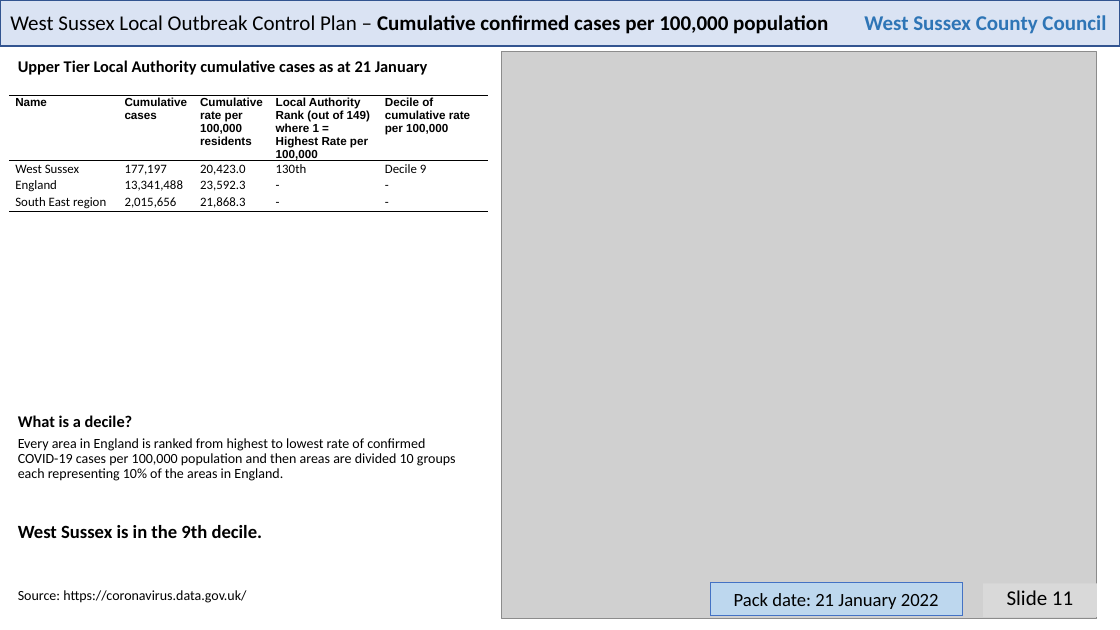
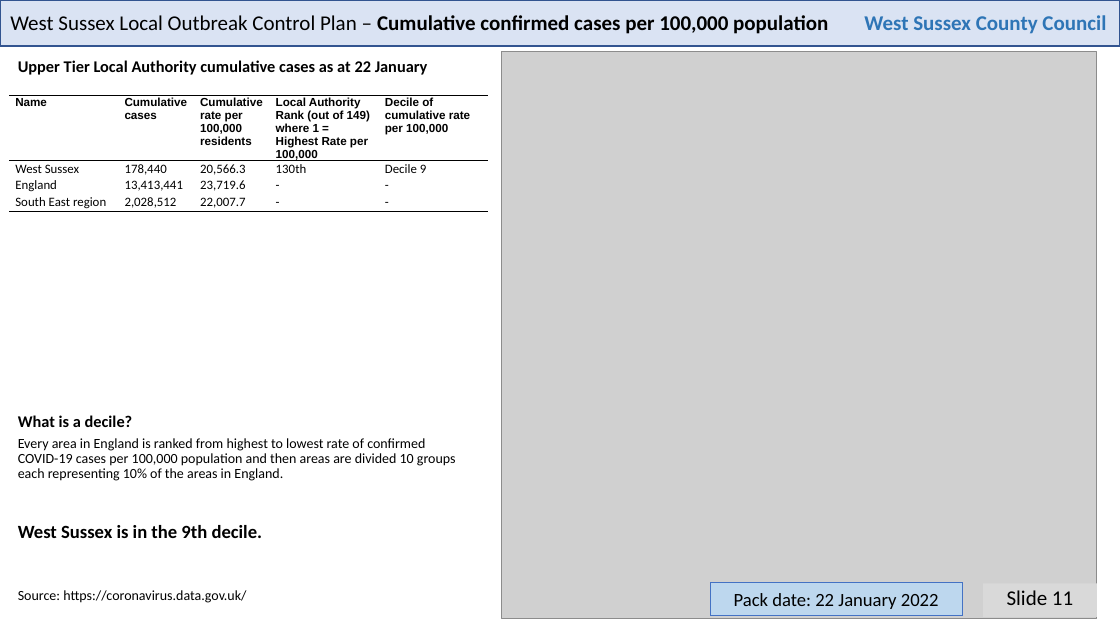
Before and after one commit to psychty/wsx_covid_datapack_public, a slide deck: slide 11 of Latest_West_Sussex_C19_slide_deck.pptx. Drawn at 1120x630 pixels with LibreOffice and Linux fonts; fonts in the diff are those of the drawing; grey boxes stand for pictures. Boxes give left, top, right and bottom in pixels: in the first picture for what was removed or moved away, otherwise in the second. Text is boxed around its words. In the diff, an @@ line names an element or a change of style, - is before the commit and + after.

```diff
--- a/Latest_West_Sussex_C19_slide_deck.pptx
+++ b/Latest_West_Sussex_C19_slide_deck.pptx
@@ text at bbox=[18, 60, 428, 75]: text changed @@
-Upper Tier Local Authority cumulative cases as at 21 January
+Upper Tier Local Authority cumulative cases as at 22 January
@@ table at bbox=[9, 96, 488, 329] @@
-row 2, column 2: 177,197
+row 2, column 2: 178,440
-row 2, column 3: 20,423.0
+row 2, column 3: 20,566.3
-row 3, column 2: 13,341,488
+row 3, column 2: 13,413,441
-row 3, column 3: 23,592.3
+row 3, column 3: 23,719.6
-row 4, column 2: 2,015,656
+row 4, column 2: 2,028,512
-row 4, column 3: 21,868.3
+row 4, column 3: 22,007.7
@@ text in rectangle at bbox=[734, 593, 939, 609]: text changed @@
-Pack date: 21 January 2022
+Pack date: 22 January 2022
```
Also in this commit, not shown: 21 other slides changed, 59 other files.
